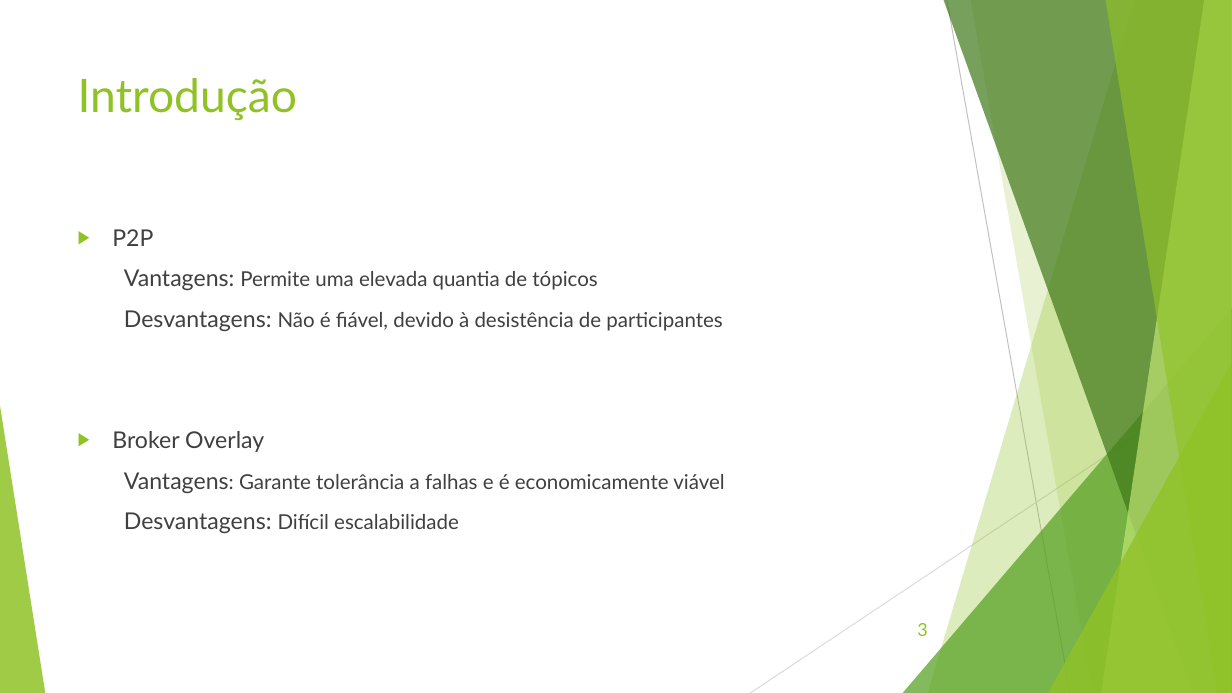
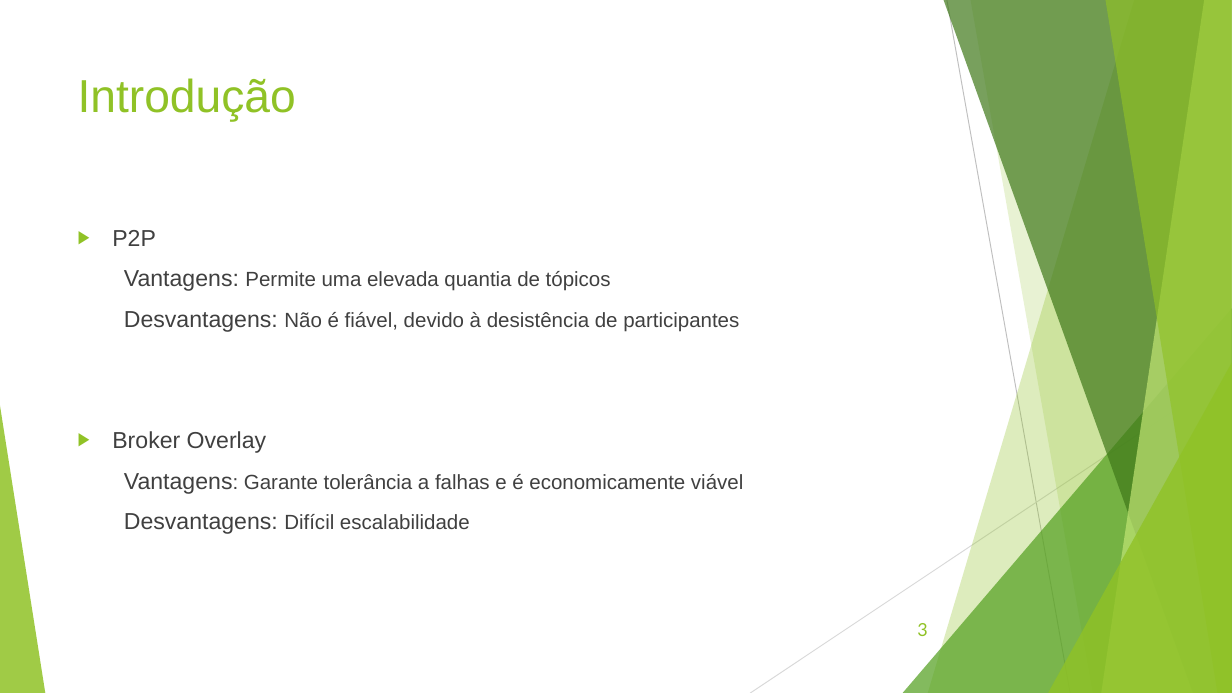
Before and after one commit to Klaysb/sd_1718v, a slide deck: slide 3 of 2º Trabalho/Apresentação.pptx. Drawn at 1232x693 pixels with LibreOffice and Linux fonts; fonts in the diff are those of the drawing. Boxes give left, top, right and bottom in pixels: in the first picture for what was removed or moved away, otherwise in the second. Text is boxed around its words. In the diff, an @@ line names an element or a change of style, - is before the commit and + after.

```diff
--- a/2º Trabalho/Apresentação.pptx
+++ b/2º Trabalho/Apresentação.pptx
@@ title "Introdução" at box(78, 78, 296, 122): font Lato to Arial @@
@@ text "P2P" at box(112, 230, 743, 534): font Lato to Arial @@
```
Also in this commit, not shown: 5 other slides changed, 4 other files.
